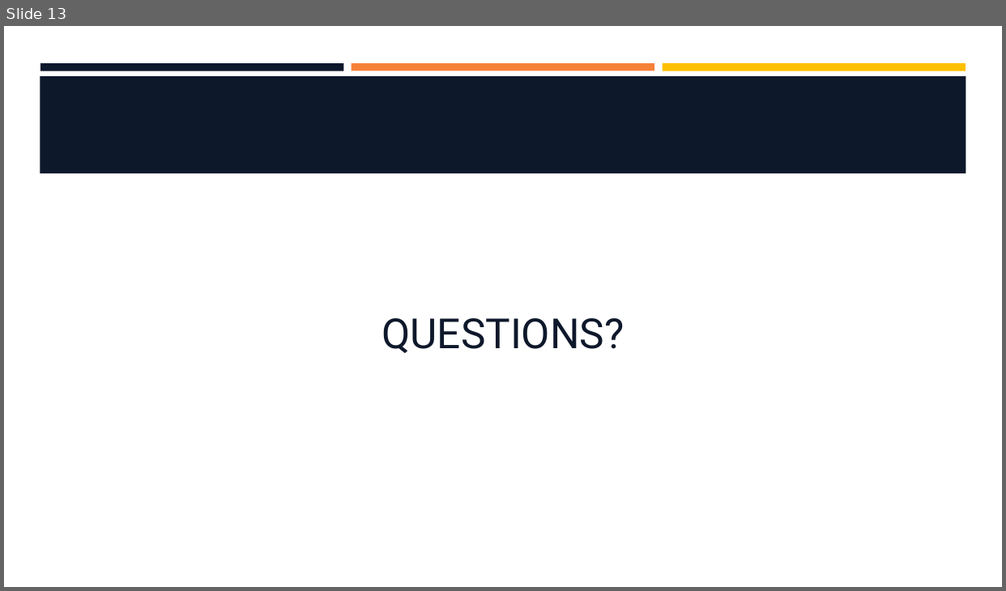
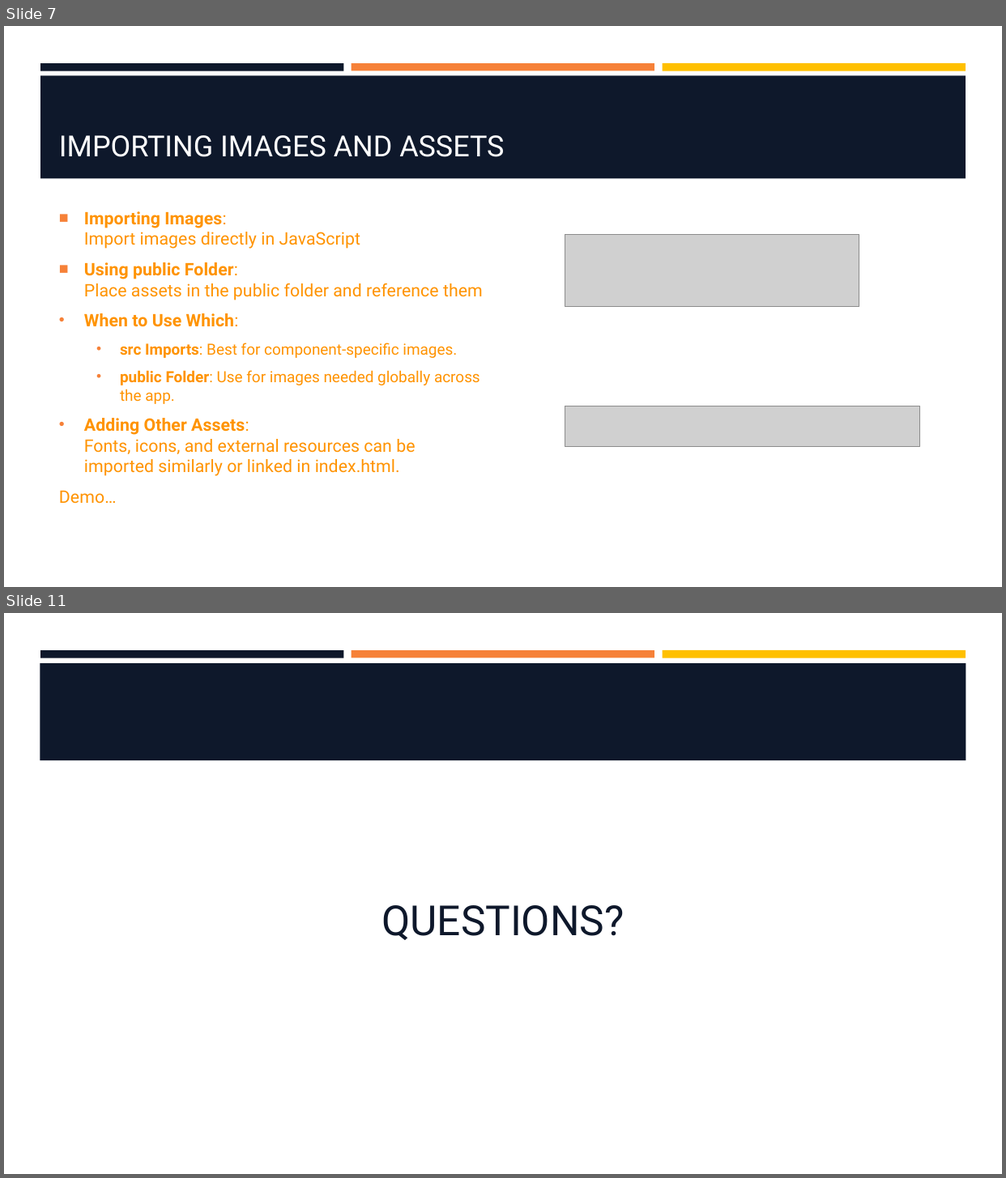
Before and after one commit to hawkeye1900/SBC-Sept24, a slide deck: week-9/W9-S2-Style-and-State/W9-S2-Style-and-State.pptx. Shown one above the other, each under a label of ours: slide 13 before the commit, slides 7 and 11 after it; the slides between them are not shown. The pictures are 1006x591 and 1006x1178 pixels, drawn with LibreOffice and Linux fonts; fonts in the diff are those of the drawing; grey boxes stand for pictures; background and template pictures are left out. Boxes give left, top, right and bottom in pixels: in the first picture for what was removed or moved away, otherwise in the second. Text is boxed around its words. In the diff, an @@ line names an element or a change of style, - is before the commit and + after.

```diff
--- a/week-9/W9-S2-Style-and-State/W9-S2-Style-and-State.pptx
+++ b/week-9/W9-S2-Style-and-State/W9-S2-Style-and-State.pptx
@@ slide 7 added at [4,26,1002,587], background #FFFFFF; not listed: 3 template elements that a slide beside it also shows @@
@@ rectangle added at [40,75,966,179], fill #0E182B @@
@@ title added at [59,135,504,157], 28 pt, text #FFFFFF @@
+IMPORTING IMAGES AND ASSETS
@@ text added at [59,211,483,504], 16.6 pt, text #FF9300 @@
+■ Importing Images:
+  Import images directly in JavaScript
+■ Using public Folder:
+  Place assets in the public folder and reference them
+• When to Use Which:
+  • src Imports: Best for component-specific images.
+  • public Folder: Use for images needed globally across the app.
+• Adding Other Assets:
+  Fonts, icons, and external resources can be imported similarly or linked in index.html.
+Demo…
@@ picture added at [565,235,859,307] @@
@@ picture added at [565,407,920,446] @@
@@ what was slide 13 is now slide 11 @@
```
Also in this commit, not shown: 3 slides changed, 6 other slides added, 9 slides removed.
